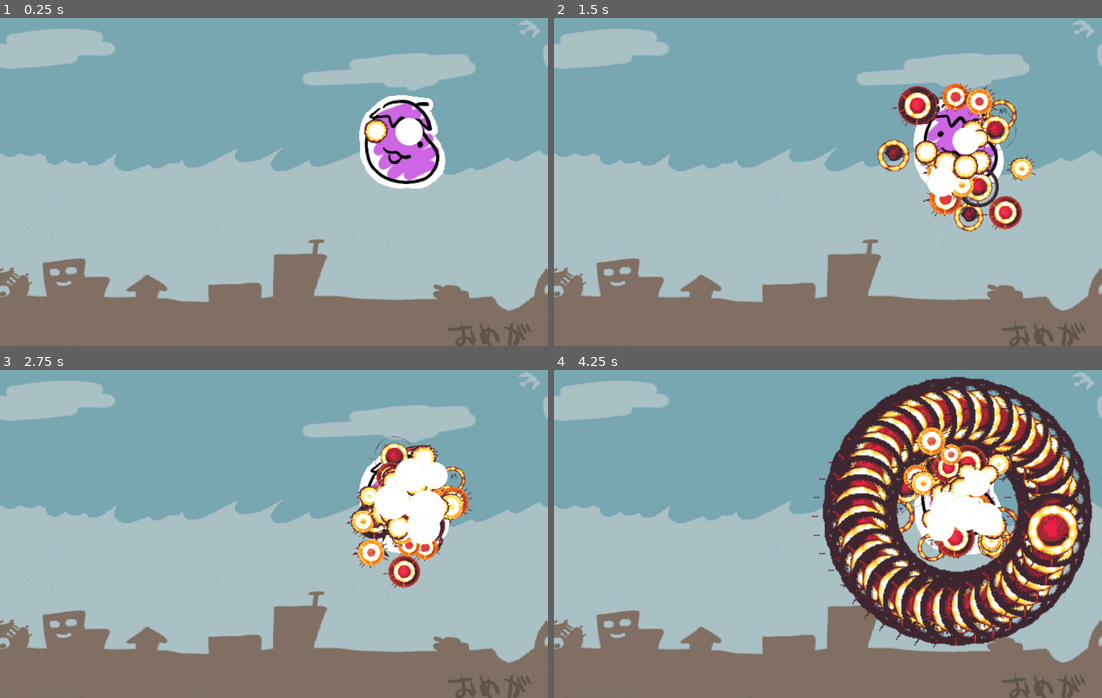
Above: before the commit, frames 1-4 (two rows, left to right).
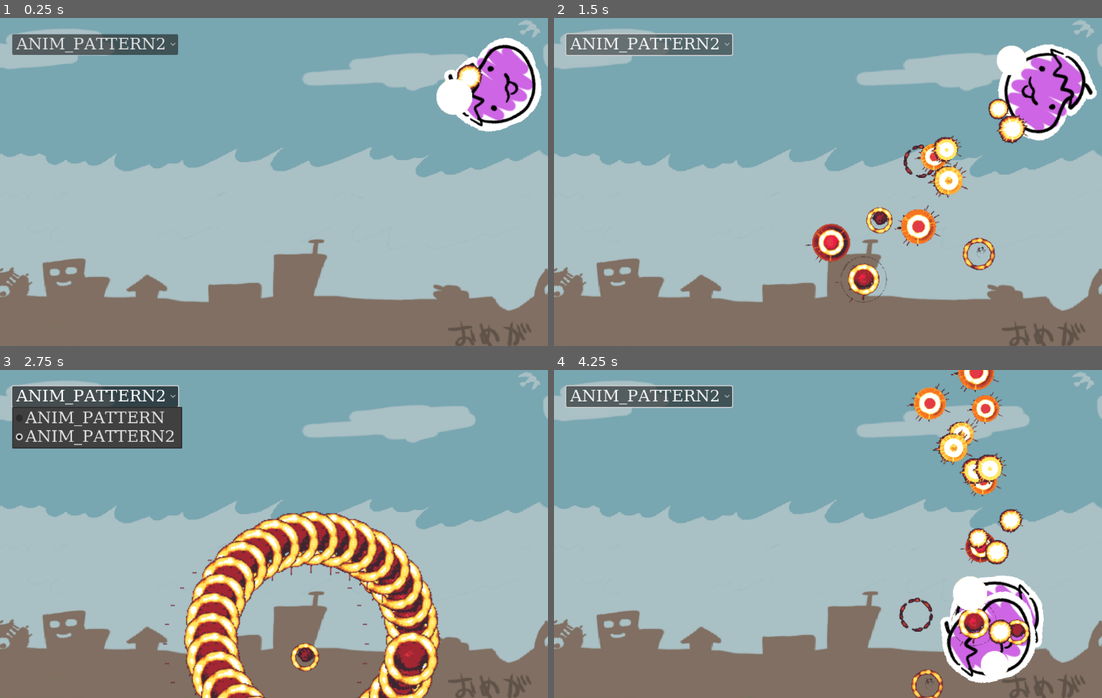
Above: after the commit, the same moments.

Repository: syun77/gd_bosseffect
Game: Godot game, scene res://Main.tscn
Two runs of this game, one before a commit and one after it. Both use one fixed random seed, a clock stepped at 60 frames per second and the inputs below.
Inputs (mouse positions are in pixels of both pictures, inside the frame that each line leads up to):
- Up to frame 1 (0.25 s): no input
- Up to frame 2 (1.5 s): click (647, 44) at 0.5 s, where only the run after the commit has a clickable "ANIM_PATTERN2"; click (647, 44) at 1.25 s, where only the run after the commit has a clickable "ANIM_PATTERN2"
- Up to frame 3 (2.75 s): click (93, 396) at 2 s, where only the run after the commit has a clickable "ANIM_PATTERN2"
- Up to frame 4 (4.25 s): move the mouse to (948, 517) at 2.77 s; click (948, 517) at 2.85 s; right-click (948, 517) at 3.05 s; move the mouse to (718, 550) at 3.52 s; right-click (718, 550) at 3.6 s; click (718, 550) at 3.8 s

The runs differ from the first frame. In frame 1, 9.4% of the frame differs, in the area x 2-99%, y 5-53%; in frame 2, 15%; in frame 3, 24%; in frame 4, 35%, in the area x 2-100%, y 0-100%.

Commit message:
動き回るパターンを実装

Diff:
--- a/gd_bosseffect/Main.gd
+++ b/gd_bosseffect/Main.gd
@@ -2,8 +2,11 @@
 
 const ENEMY_OBJ = preload("res://src/Enemy.tscn")
 
+@onready var _option = $UILayer/OptionButton
 @onready var _enemy_layer = $EnemyLayer
 @onready var _particle_layer = $ParticleLayer
+
+@export var enemy_type:Enemy.eType
 
 ## 開始.
 func _ready() -> void:
@@ -11,18 +14,26 @@
 		"enemy": _enemy_layer,
 		"particle": _particle_layer,
 	}
-
+	# セットアップ.
 	Common.setup(layers)
 
+	# ドロップダウンリストを設定.
+	for k in Enemy.eType.keys():
+		_option.add_item(k)
+	_option.select(enemy_type)
+
+	# 敵を生成しておく.
 	add_enemy()
 
 ## 更新.
 func _process(delta: float) -> void:
-	if Input.is_action_just_pressed("ui_click"):
+	if Input.is_action_just_pressed("ui_rclick"):
+		# 右クリックで敵を生成.
 		add_enemy()
 
 ## 敵を追加.
 func add_enemy() -> void:
 	var e = ENEMY_OBJ.instantiate()
 	e.position = Vector2(800, 240)
+	e.set_type(_option.selected)
 	_enemy_layer.add_child(e)
--- a/gd_bosseffect/Main.tscn
+++ b/gd_bosseffect/Main.tscn
@@ -1,8 +1,9 @@
-[gd_scene load_steps=5 format=3 uid="uid://dl7xrbovpjk6n"]
+[gd_scene load_steps=6 format=3 uid="uid://dl7xrbovpjk6n"]
 
 [ext_resource type="Shader" path="res://assets/shader/bg.gdshader" id="1_01kgf"]
 [ext_resource type="Texture2D" uid="uid://beunn8tnltnpp" path="res://assets/images/bg.png" id="1_4d2xf"]
 [ext_resource type="Script" path="res://Main.gd" id="1_n2hpg"]
+[ext_resource type="Theme" uid="uid://cp0dpuhgevj2x" path="res://assets/fonts/new_theme.tres" id="4_ejr3u"]
 
 [sub_resource type="ShaderMaterial" id="ShaderMaterial_cltio"]
 shader = ExtResource("1_01kgf")
@@ -15,6 +16,7 @@
 
 [node name="Main" type="Node2D"]
 script = ExtResource("1_n2hpg")
+enemy_type = 1
 
 [node name="Bg" type="Sprite2D" parent="."]
 material = SubResource("ShaderMaterial_cltio")
@@ -26,3 +28,12 @@
 [node name="EnemyLayer" type="CanvasLayer" parent="."]
 
 [node name="ParticleLayer" type="CanvasLayer" parent="."]
+
+[node name="UILayer" type="CanvasLayer" parent="."]
+
+[node name="OptionButton" type="OptionButton" parent="UILayer"]
+offset_left = 24.0
+offset_top = 32.0
+offset_right = 104.0
+offset_bottom = 64.0
+theme = ExtResource("4_ejr3u")
--- /dev/null
+++ b/gd_bosseffect/assets/fonts/new_theme.tres
@@ -0,0 +1,47 @@
+[gd_resource type="Theme" load_steps=3 format=3 uid="uid://cp0dpuhgevj2x"]
+
+[sub_resource type="FontFile" id="1"]
+subpixel_positioning = 0
+msdf_pixel_range = 14
+msdf_size = 128
+face_index = null
+embolden = null
+transform = null
+cache/0/16/0/ascent = 0.0
+cache/0/16/0/descent = 0.0
+cache/0/16/0/underline_position = 0.0
+cache/0/16/0/underline_thickness = 0.0
+cache/0/16/0/scale = 1.0
+cache/0/16/0/kerning_overrides/16/0 = Vector2(0, 0)
+cache/0/16/0/kerning_overrides/32/0 = Vector2(0, 0)
+cache/0/32/0/ascent = 0.0
+cache/0/32/0/descent = 0.0
+cache/0/32/0/underline_position = 0.0
+cache/0/32/0/underline_thickness = 0.0
+cache/0/32/0/scale = 1.0
+cache/0/32/0/kerning_overrides/16/0 = Vector2(0, 0)
+cache/0/32/0/kerning_overrides/32/0 = Vector2(0, 0)
+
+[sub_resource type="FontFile" id="2"]
+fallbacks = Array[Font]([SubResource("1")])
+face_index = null
+embolden = null
+transform = null
+cache/0/16/0/ascent = 0.0
+cache/0/16/0/descent = 0.0
+cache/0/16/0/underline_position = 0.0
+cache/0/16/0/underline_thickness = 0.0
+cache/0/16/0/scale = 1.0
+cache/0/16/0/kerning_overrides/16/0 = Vector2(0, 0)
+cache/0/16/0/kerning_overrides/32/0 = Vector2(0, 0)
+cache/0/32/0/ascent = 0.0
+cache/0/32/0/descent = 0.0
+cache/0/32/0/underline_position = 0.0
+cache/0/32/0/underline_thickness = 0.0
+cache/0/32/0/scale = 1.0
+cache/0/32/0/kerning_overrides/16/0 = Vector2(0, 0)
+cache/0/32/0/kerning_overrides/32/0 = Vector2(0, 0)
+
+[resource]
+default_font = SubResource("2")
+default_font_size = 32
--- a/gd_bosseffect/project.godot
+++ b/gd_bosseffect/project.godot
@@ -30,3 +30,8 @@
 "events": [Object(InputEventMouseButton,"resource_local_to_scene":false,"resource_name":"","device":-1,"window_id":0,"a …(242 unchanged characters)…
 ]
 }
+ui_rclick={
+"deadzone": 0.5,
+"events": [Object(InputEventMouseButton,"resource_local_to_scene":false,"resource_name":"","device":-1,"window_id":0,"alt_pressed":false,"shift_pressed":false,"ctrl_pressed":false,"meta_pressed":false,"button_mask":2,"position":Vector2(323, 48),"global_position":Vector2(331, 132),"factor":1.0,"button_index":2,"pressed":true,"double_click":false,"script":null)
+]
+}
--- a/gd_bosseffect/src/Enemy.gd
+++ b/gd_bosseffect/src/Enemy.gd
@@ -1,12 +1,53 @@
 extends Node2D
 
+# ==========================================
+# 敵.
+# ==========================================
+class_name Enemy
+
+# ------------------------------------------
+# preload.
+# ------------------------------------------
 var PARTICLE_EXPLOSION = preload("res://src/particle/ParticleExplosion.tscn")
 
+# ------------------------------------------
+# consts.
+# ------------------------------------------
+const SIZE = 256 * 0.75 / 2
+enum eType {
+	ANIM_PATTERN,
+	ANIM_PATTERN2,
+}
+
+# ------------------------------------------
+# onready.
+# ------------------------------------------
 @onready var _spr = $Sprite
 
+# ------------------------------------------
+# vars.
+# ------------------------------------------
+var _id = eType.ANIM_PATTERN
 var _cnt = 0
 var _timer = 0.0
 var _max_timer = 3.0
+var _velocity = Vector2()
+
+# ------------------------------------------
+# function.
+# ------------------------------------------
+func set_type(id:eType) -> void:
+	_id = id
+	var funcname = "_init_" + eType.keys()[_id]
+	if has_method(funcname):
+		# 初期化関数があれば呼び出し.
+		call(funcname)
+
+## 速度を設定.
+func set_velocity(deg:float, spd:float) -> void:
+	var rad = deg_to_rad(deg)
+	_velocity.x = spd * cos(rad)
+	_velocity.y = spd * -sin(rad)
 
 func destroy() -> void:
 	for i in range(32):
@@ -23,13 +64,44 @@
 	p.setup(deg, spd, 1.0, sc)
 	_add_child(p)
 
+func _move(delta:float) -> void:
+	call("_move_" + eType.keys()[_id], delta)
+
+func _x_move_and_clip(delta:float) -> bool:
+	position.x += _velocity.x * delta
+	if position.x < 480 + SIZE:
+		position.x = 480 + SIZE
+		return true
+	if position.x > 1080 - SIZE:
+		position.x = 1080 - SIZE
+		return true
+	return false
+func _y_move_and_clip(delta:float) -> bool:
+	position.y += _velocity.y * delta;
+	if position.y < SIZE:
+		position.y = SIZE
+		return true
+	if position.y > 640 - SIZE:
+		position.y = 640 - SIZE
+		return true
+	return false
+
+
 func _physics_process(delta: float) -> void:
 	_cnt += 1
 	_timer += delta
 
+	# 移動.
+	_move(delta)
+
+	if _timer >= _max_timer:
+		destroy()
+		queue_free()
+
+## オーソドックスなパターン.
+func _move_ANIM_PATTERN(delta:float) -> void:
 	# ゆっくり落下.
 	position.y += 10 * delta
-
 	# 揺らす.
 	_spr.offset.x = randf_range(-8, 8)
 
@@ -42,6 +114,25 @@
 		_cnt -= 10
 	_cnt += randi_range(0, 2)
 
-	if _timer >= _max_timer:
-		destroy()
-		queue_free()
+## 画面内を動き回るパターン.
+func _init_ANIM_PATTERN2() -> void:
+	var spd = 1000;
+	var deg = randf_range(0, 360)
+	set_velocity(deg, spd)
+	_max_timer = 2.0
+
+func _move_ANIM_PATTERN2(delta:float) -> void:
+	if _x_move_and_clip(delta):
+		_velocity.x *= -1
+	if _y_move_and_clip(delta):
+		_velocity.y *= -1
+	rotation_degrees += 1000 * delta
+
+	if _cnt > 10:
+		var deg = randf_range(0, 360)
+		var spd = randf_range(100, 300)
+		var sc = randf_range(0.8, 1.2)
+		var ofs = Vector2(randf_range(-64, 64), randf_range(-64, 64))
+		_add_particle(deg, spd, sc, ofs)
+		_cnt -= 10
+	_cnt += randi_range(0, 2)
Binary file added: gd_bosseffect/assets/fonts/mplus-1c-regular.ttf
Not shown, added: gd_bosseffect/assets/fonts/mplus-1c-regular.ttf.import
